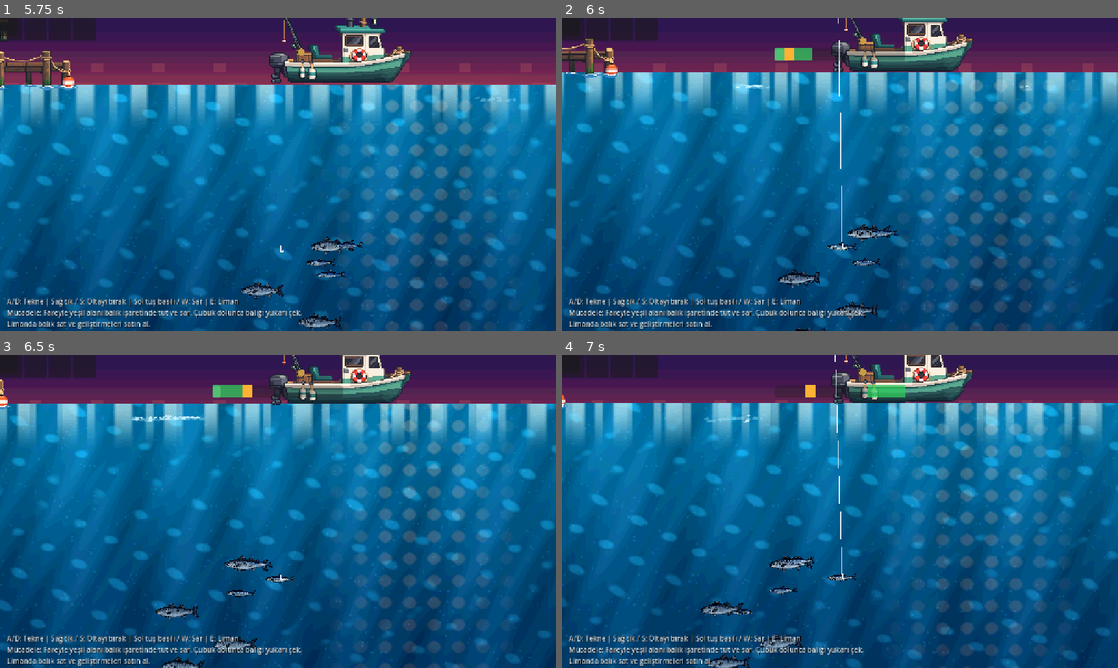
Above: before the commit, frames 1-4 (two rows, left to right).
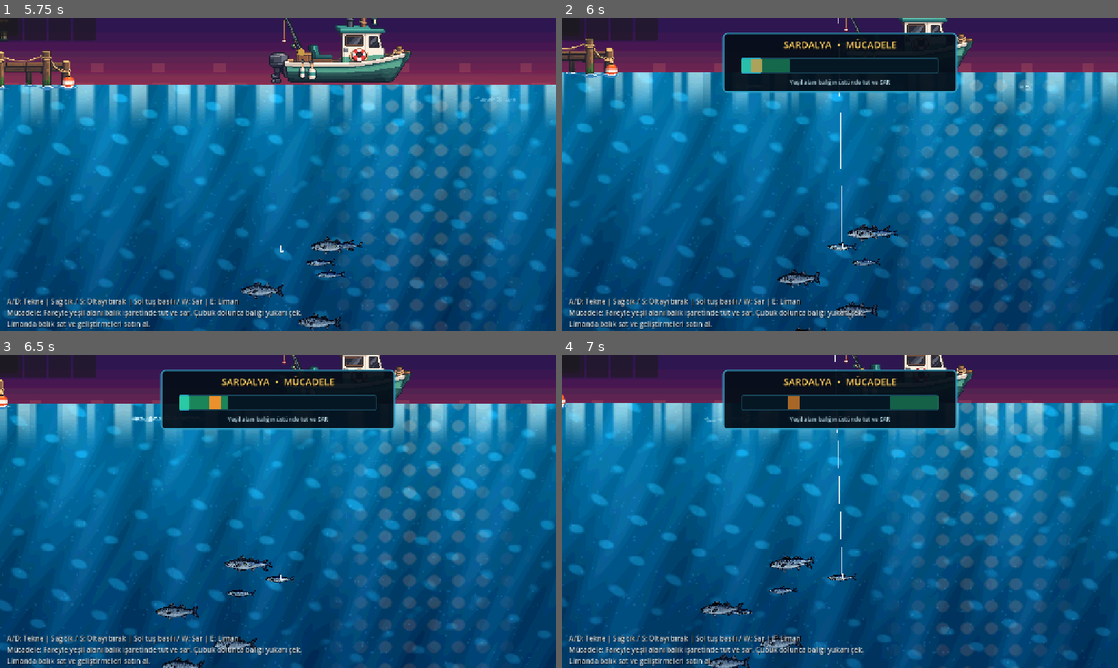
Above: after the commit, the same moments.

Repository: mirackayademir/TinyFisher
Game: Godot game, scene res://scenes/world.tscn
Same seed, same stepped clock (60 frames per second), same inputs: the game is played once before the commit and once after it.
Inputs (mouse positions are in pixels of both pictures, inside the frame that each line leads up to):
- Up to frame 1 (5.75 s): move the mouse to (400, 158) at 0.52 s; hold D (move_right) 0.53-1.28 s; tap E (dock) every 0.75 s from 0.6 to 5.1 s; click (400, 158) at 0.67 s; move the mouse to (166, 190) at 1.27 s; hold S 1.28-2.03 s; click (166, 190) at 1.42 s; move the mouse to (333, 105) at 2.02 s; hold D (move_right) 2.03-2.78 s; click (333, 105) at 2.17 s; move the mouse to (250, 237) at 2.77 s; hold W 2.78-3.53 s; click (250, 237) at 2.92 s; move the mouse to (444, 221) at 3.52 s; hold A (move_left) 3.53-5.03 s; click (444, 221) at 3.67 s; move the mouse to (111, 127) at 4.27 s; click (111, 127) at 4.42 s; move the mouse to (305, 174) at 5.02 s; hold S from 5.03 s (still down); click (305, 174) at 5.17 s
- Up to frame 2 (6 s): move the mouse to (756, 96) at 5.77 s; release S at 5.78 s; hold D (move_right) from 5.78 s (still down); tap E (dock) at 5.85 s; click (756, 96) at 5.92 s
- Up to frame 3 (6.5 s): keep holding D (move_right)
- Up to frame 4 (7 s): move the mouse to (962, 495) at 6.52 s; release D (move_right) at 6.53 s; hold W from 6.53 s (still down); tap E (dock) at 6.6 s; click (962, 495) at 6.67 s

Frame 1 is identical in both runs. In frame 2, 7.7% of the frame differs, in the area x 28-72%, y 4-25%; in frame 3, 7.7%; in frame 4, 7.8%.

Commit message:
Polish fight minigame and catch HUD animation

Diff:
--- a/scenes/hud.gd
+++ b/scenes/hud.gd
@@ -19,6 +19,7 @@
 
 @onready var catch_popup: Control = $CatchPopup
 @onready var catch_card: Panel = $CatchPopup/Card
+@onready var catch_title_label: Label = $CatchPopup/Title
 @onready var catch_fish_icon: TextureRect = $CatchPopup/FishIcon
 @onready var catch_name_label: Label = $CatchPopup/Name
 @onready var catch_glow: ColorRect = $CatchPopup/Glow
@@ -31,10 +32,15 @@
 var fish_move_speed: float = 120.0
 var fish_change_interval: float = 0.8
 var fish_change_timer: float = 0.0
-
 var fight_gain_speed: float = 30.0
 var fight_loss_speed: float = 18.0
+
 var _catch_tween: Tween
+var _fight_time: float = 0.0
+var _fight_title: Label
+var _fight_hint: Label
+var _catch_status: Label
+var _catch_sparks: Array = []
 
 var inventory: Dictionary = {
 	"Sardalya": 0,
@@ -47,28 +53,11 @@
 func _ready() -> void:
 	update_inventory()
 
-	# HUD elemanları balık tutma tıklamalarını yutmasın.
 	for control in find_children("*", "Control", true, false):
 		control.mouse_filter = Control.MOUSE_FILTER_IGNORE
 
-	fight_panel.add_theme_stylebox_override("panel", StyleBoxEmpty.new())
-	fight_bar.min_value = 0.0
-	fight_bar.max_value = 100.0
-	fight_bar.show_percentage = false
-
-	var catch_style := StyleBoxFlat.new()
-	catch_style.bg_color = Color(0.025, 0.07, 0.12, 0.94)
-	catch_style.border_color = Color(0.92, 0.61, 0.20, 1.0)
-	catch_style.border_width_left = 4
-	catch_style.border_width_top = 4
-	catch_style.border_width_right = 4
-	catch_style.border_width_bottom = 4
-	catch_style.corner_radius_top_left = 8
-	catch_style.corner_radius_top_right = 8
-	catch_style.corner_radius_bottom_left = 8
-	catch_style.corner_radius_bottom_right = 8
-	catch_card.add_theme_stylebox_override("panel", catch_style)
-
+	_setup_fight_visuals()
+	_setup_catch_visuals()
 	layout_fight_bar()
 	layout_catch_popup()
 	reset_fight()
@@ -76,6 +65,8 @@
 
 
 func _process(delta: float) -> void:
+	_fight_time += delta
+
 	if not fight_active:
 		return
 
@@ -83,39 +74,158 @@
 	move_fish_marker(delta)
 	update_fight_progress(delta)
 
+	# Sabit kutular yerine canlı bir hedef hissi.
+	fish_marker.modulate.a = 0.78 + sin(_fight_time * 8.0) * 0.18
+	catch_zone.modulate.a = 0.70 + sin(_fight_time * 5.0 + 0.8) * 0.14
+
+
+func _setup_fight_visuals() -> void:
+	var panel_style := StyleBoxFlat.new()
+	panel_style.bg_color = Color(0.018, 0.055, 0.095, 0.94)
+	panel_style.border_color = Color(0.19, 0.63, 0.78, 0.95)
+	panel_style.border_width_left = 3
+	panel_style.border_width_top = 3
+	panel_style.border_width_right = 3
+	panel_style.border_width_bottom = 3
+	panel_style.corner_radius_top_left = 10
+	panel_style.corner_radius_top_right = 10
+	panel_style.corner_radius_bottom_left = 10
+	panel_style.corner_radius_bottom_right = 10
+	fight_panel.add_theme_stylebox_override("panel", panel_style)
+
+	var bar_bg := StyleBoxFlat.new()
+	bar_bg.bg_color = Color(0.025, 0.09, 0.14, 1.0)
+	bar_bg.border_color = Color(0.10, 0.28, 0.36, 1.0)
+	bar_bg.border_width_left = 2
+	bar_bg.border_width_top = 2
+	bar_bg.border_width_right = 2
+	bar_bg.border_width_bottom = 2
+	bar_bg.corner_radius_top_left = 6
+	bar_bg.corner_radius_top_right = 6
+	bar_bg.corner_radius_bottom_left = 6
+	bar_bg.corner_radius_bottom_right = 6
+	fight_bar.add_theme_stylebox_override("background", bar_bg)
+
+	var bar_fill := StyleBoxFlat.new()
+	bar_fill.bg_color = Color(0.16, 0.68, 0.79, 0.92)
+	bar_fill.corner_radius_top_left = 5
+	bar_fill.corner_radius_top_right = 5
+	bar_fill.corner_radius_bottom_left = 5
+	bar_fill.corner_radius_bottom_right = 5
+	fight_bar.add_theme_stylebox_override("fill", bar_fill)
+	fight_bar.min_value = 0.0
+	fight_bar.max_value = 100.0
+	fight_bar.show_percentage = false
+
+	fish_marker.color = Color(1.0, 0.57, 0.16, 0.95)
+	catch_zone.color = Color(0.18, 0.95, 0.55, 0.60)
+
+	_fight_title = fight_panel.get_node_or_null("FightTitle") as Label
+	if _fight_title == null:
+		_fight_title = Label.new()
+		_fight_title.name = "FightTitle"
+		fight_panel.add_child(_fight_title)
+	_fight_title.mouse_filter = Control.MOUSE_FILTER_IGNORE
+	_fight_title.add_theme_font_size_override("font_size", 22)
+	_fight_title.add_theme_color_override("font_color", Color(1.0, 0.82, 0.40, 1.0))
+	_fight_title.add_theme_color_override("font_shadow_color", Color(0, 0, 0, 0.9))
+	_fight_title.add_theme_constant_override("shadow_offset_x", 2)
+	_fight_title.add_theme_constant_override("shadow_offset_y", 2)
+	_fight_title.horizontal_alignment = HORIZONTAL_ALIGNMENT_CENTER
+
+	_fight_hint = fight_panel.get_node_or_null("FightHint") as Label
+	if _fight_hint == null:
+		_fight_hint = Label.new()
+		_fight_hint.name = "FightHint"
+		fight_panel.add_child(_fight_hint)
+	_fight_hint.mouse_filter = Control.MOUSE_FILTER_IGNORE
+	_fight_hint.text = "Yeşil alanı balığın üstünde tut ve SAR"
+	_fight_hint.add_theme_font_size_override("font_size", 13)
+	_fight_hint.add_theme_color_override("font_color", Color(0.78, 0.92, 0.96, 0.9))
+	_fight_hint.horizontal_alignment = HORIZONTAL_ALIGNMENT_CENTER
+
+
+func _setup_catch_visuals() -> void:
+	var catch_style := StyleBoxFlat.new()
+	catch_style.bg_color = Color(0.018, 0.052, 0.09, 0.96)
+	catch_style.border_color = Color(1.0, 0.64, 0.18, 1.0)
+	catch_style.border_width_left = 5
+	catch_style.border_width_top = 5
+	catch_style.border_width_right = 5
+	catch_style.border_width_bottom = 5
+	catch_style.corner_radius_top_left = 12
+	catch_style.corner_radius_top_right = 12
+	catch_style.corner_radius_bottom_left = 12
+	catch_style.corner_radius_bottom_right = 12
+	catch_card.add_theme_stylebox_override("panel", catch_style)
+
+	catch_title_label.add_theme_font_size_override("font_size", 42)
+	catch_name_label.add_theme_font_size_override("font_size", 28)
+	catch_fish_icon.texture_filter = CanvasItem.TEXTURE_FILTER_NEAREST
+
+	_catch_status = catch_popup.get_node_or_null("CatchStatus") as Label
+	if _catch_status == null:
+		_catch_status = Label.new()
+		_catch_status.name = "CatchStatus"
+		catch_popup.add_child(_catch_status)
+	_catch_status.mouse_filter = Control.MOUSE_FILTER_IGNORE
+	_catch_status.text = "ENVANTERE EKLENDİ"
+	_catch_status.horizontal_alignment = HORIZONTAL_ALIGNMENT_CENTER
+	_catch_status.add_theme_font_size_override("font_size", 15)
+	_catch_status.add_theme_color_override("font_color", Color(0.55, 0.92, 0.78, 0.95))
+
+	_catch_sparks.clear()
+	for spark in catch_popup.find_children("Spark*", "ColorRect", false, false):
+		spark.mouse_filter = Control.MOUSE_FILTER_IGNORE
+		spark.pivot_offset = spark.size * 0.5
+		_catch_sparks.append(spark)
+
 
 func layout_fight_bar() -> void:
 	var viewport_size: Vector2 = get_viewport().get_visible_rect().size
-	fight_bar.position = Vector2(
-		maxf((viewport_size.x - fight_bar.size.x) * 0.5, 0.0),
-		70.0
-	)
-
-	fish_marker.position.y = 0.0
-	fish_marker.size.y = fight_bar.size.y
-	catch_zone.position.y = 0.0
-	catch_zone.size.y = fight_bar.size.y
+	var panel_size := Vector2(540.0, 138.0)
+	fight_panel.position = Vector2(maxf((viewport_size.x - panel_size.x) * 0.5, 0.0), 34.0)
+	fight_panel.size = panel_size
+
+	_fight_title.position = Vector2(24.0, 12.0)
+	_fight_title.size = Vector2(panel_size.x - 48.0, 30.0)
+	_fight_hint.position = Vector2(24.0, 105.0)
+	_fight_hint.size = Vector2(panel_size.x - 48.0, 22.0)
+
+	fight_bar.position = Vector2(42.0, 58.0)
+	fight_bar.size = Vector2(456.0, 36.0)
+	fish_marker.position.y = 2.0
+	fish_marker.size.y = 32.0
+	catch_zone.position.y = 2.0
+	catch_zone.size.y = 32.0
 
 
 func layout_catch_popup() -> void:
 	var viewport_size: Vector2 = get_viewport().get_visible_rect().size
+	catch_popup.size = Vector2(560.0, 340.0)
 	catch_popup.position = Vector2(
 		maxf((viewport_size.x - catch_popup.size.x) * 0.5, 0.0),
 		maxf((viewport_size.y - catch_popup.size.y) * 0.43, 0.0)
 	)
 	catch_popup.pivot_offset = catch_popup.size * 0.5
+
+	catch_title_label.position = Vector2(20.0, 18.0)
+	catch_title_label.size = Vector2(520.0, 54.0)
+	catch_glow.position = Vector2(126.0, 78.0)
+	catch_glow.size = Vector2(308.0, 174.0)
+	catch_fish_icon.position = Vector2(142.0, 82.0)
+	catch_fish_icon.size = Vector2(276.0, 164.0)
 	catch_fish_icon.pivot_offset = catch_fish_icon.size * 0.5
+	catch_name_label.position = Vector2(20.0, 248.0)
+	catch_name_label.size = Vector2(520.0, 40.0)
+	_catch_status.position = Vector2(20.0, 292.0)
+	_catch_status.size = Vector2(520.0, 24.0)
 
 
 func move_catch_zone() -> void:
 	var mouse_x: float = fight_bar.get_local_mouse_position().x
 	var max_x: float = maxf(fight_bar.size.x - catch_zone.size.x, 0.0)
-
-	catch_zone.position.x = clampf(
-		mouse_x - catch_zone.size.x * 0.5,
-		0.0,
-		max_x
-	)
+	catch_zone.position.x = clampf(mouse_x - catch_zone.size.x * 0.5, 0.0, max_x)
 
 
 func move_fish_marker(delta: float) -> void:
@@ -126,11 +236,7 @@
 		fish_target_x = randf_range(0.0, max_x)
 		fish_change_timer = fish_change_interval
 
-	fish_marker.position.x = move_toward(
-		fish_marker.position.x,
-		fish_target_x,
-		fish_move_speed * delta
-	)
+	fish_marker.position.x = move_toward(fish_marker.position.x, fish_target_x, fish_move_speed * delta)
 
 
 func update_fight_progress(delta: float) -> void:
@@ -141,12 +247,8 @@
 	var fish_right: float = fish_marker.position.x + fish_marker.size.x
 	var zone_left: float = catch_zone.position.x
 	var zone_right: float = catch_zone.position.x + catch_zone.size.x
-
 	var fish_inside_zone: bool = fish_right >= zone_left and fish_left <= zone_right
-	var reeling: bool = (
-		Input.is_mouse_button_pressed(MOUSE_BUTTON_LEFT)
-		or Input.is_physical_key_pressed(KEY_W)
-	)
+	var reeling: bool = Input.is_mouse_button_pressed(MOUSE_BUTTON_LEFT) or Input.is_physical_key_pressed(KEY_W)
 
 	if fish_inside_zone and reeling:
 		fight_bar.value += fight_gain_speed * delta
@@ -169,56 +271,54 @@
 	fight_won = false
 	fight_bar.value = 10.0
 	fish_change_timer = 0.0
-
-	var zone_width: float = 70.0
+	_fight_title.text = fish_type.to_upper() + "  •  MÜCADELE"
+
+	var zone_width: float = 88.0
 
 	match fish_type:
 		"Sardalya":
-			fish_move_speed = 90.0
+			fish_move_speed = 95.0
 			fish_change_interval = 1.0
-			fight_gain_speed = 35.0
-			fight_loss_speed = 12.0
-			zone_width = 85.0
+			fight_gain_speed = 36.0
+			fight_loss_speed = 11.0
+			zone_width = 112.0
 
 		"Levrek":
-			fish_move_speed = 140.0
+			fish_move_speed = 145.0
 			fish_change_interval = 0.70
-			fight_gain_speed = 30.0
-			fight_loss_speed = 18.0
-			zone_width = 70.0
+			fight_gain_speed = 31.0
+			fight_loss_speed = 17.0
+			zone_width = 92.0
 
 		"Uskumru":
-			fish_move_speed = 200.0
-			fish_change_interval = 0.45
-			fight_gain_speed = 25.0
-			fight_loss_speed = 24.0
-			zone_width = 60.0
+			fish_move_speed = 205.0
+			fish_change_interval = 0.46
+			fight_gain_speed = 26.0
+			fight_loss_speed = 23.0
+			zone_width = 76.0
 
 		"Ton Balığı":
-			fish_move_speed = 260.0
-			fish_change_interval = 0.30
-			fight_gain_speed = 21.0
-			fight_loss_speed = 30.0
-			zone_width = 50.0
+			fish_move_speed = 265.0
+			fish_change_interval = 0.32
+			fight_gain_speed = 22.0
+			fight_loss_speed = 29.0
+			zone_width = 64.0
 
 		_:
-			fish_move_speed = 120.0
+			fish_move_speed = 125.0
 			fish_change_interval = 0.8
 			fight_gain_speed = 30.0
 			fight_loss_speed = 18.0
-			zone_width = 70.0
-
-	# Mücadele Desteği yükseldikçe balık biraz sakinleşir,
-	# yeşil alan genişler ve ilerleme daha affedici olur.
+			zone_width = 88.0
+
 	var ease_multiplier := maxf(0.58, 1.0 - float(fight_ease_level) * 0.08)
 	fish_move_speed *= ease_multiplier
 	fight_gain_speed += float(fight_ease_level) * 2.0
 	fight_loss_speed = maxf(8.0, fight_loss_speed - float(fight_ease_level) * 2.0)
-	zone_width += float(fight_ease_level) * 8.0
-
-	fish_marker.size = Vector2(24.0, fight_bar.size.y)
-	catch_zone.size = Vector2(zone_width, fight_bar.size.y)
-
+	zone_width += float(fight_ease_level) * 10.0
+
+	fish_marker.size = Vector2(28.0, 32.0)
+	catch_zone.size = Vector2(zone_width, 32.0)
 	fish_marker.position.x = 20.0
 	catch_zone.position.x = clampf(
 		fight_bar.size.x * 0.5 - catch_zone.size.x * 0.5,
@@ -248,10 +348,8 @@
 
 func get_total_fish() -> int:
 	var total: int = 0
-
 	for amount in inventory.values():
 		total += amount
-
 	return total
 
 
@@ -281,22 +379,37 @@
 	catch_fish_icon.texture = _get_fish_texture(fish_type)
 	catch_popup.visible = true
 	catch_popup.modulate = Color.WHITE
-	catch_popup.scale = Vector2(0.72, 0.72)
-	catch_fish_icon.rotation = 0.0
-	catch_fish_icon.modulate = Color(1.55, 1.38, 0.72, 1.0)
-	catch_glow.color = Color(1.0, 0.72, 0.20, 0.12)
+	catch_popup.scale = Vector2(0.58, 0.58)
+	catch_popup.rotation = deg_to_rad(-1.8)
+	catch_fish_icon.rotation = deg_to_rad(-5.0)
+	catch_fish_icon.scale = Vector2(0.78, 0.78)
+	catch_fish_icon.modulate = Color(1.7, 1.48, 0.76, 1.0)
+	catch_glow.color = Color(1.0, 0.67, 0.12, 0.06)
+
+	for spark in _catch_sparks:
+		spark.scale = Vector2(0.15, 0.15)
+		spark.modulate.a = 0.0
 
 	_catch_tween = create_tween()
 	_catch_tween.set_trans(Tween.TRANS_BACK)
 	_catch_tween.set_ease(Tween.EASE_OUT)
-	_catch_tween.tween_property(catch_popup, "scale", Vector2.ONE, 0.20)
-	_catch_tween.parallel().tween_property(catch_fish_icon, "modulate", Color.WHITE, 0.38)
-	_catch_tween.parallel().tween_property(catch_glow, "color", Color(1.0, 0.78, 0.25, 0.36), 0.22)
-	_catch_tween.tween_property(catch_fish_icon, "rotation", deg_to_rad(5.0), 0.07)
-	_catch_tween.tween_property(catch_fish_icon, "rotation", deg_to_rad(-5.0), 0.07)
-	_catch_tween.tween_property(catch_fish_icon, "rotation", 0.0, 0.08)
-	_catch_tween.tween_interval(0.85)
-	_catch_tween.tween_property(catch_popup, "modulate", Color(1, 1, 1, 0), 0.32)
+	_catch_tween.tween_property(catch_popup, "scale", Vector2.ONE, 0.24)
+	_catch_tween.parallel().tween_property(catch_popup, "rotation", 0.0, 0.24)
+	_catch_tween.parallel().tween_property(catch_fish_icon, "scale", Vector2.ONE, 0.28)
+	_catch_tween.parallel().tween_property(catch_fish_icon, "modulate", Color.WHITE, 0.42)
+	_catch_tween.parallel().tween_property(catch_glow, "color", Color(1.0, 0.77, 0.18, 0.34), 0.24)
+
+	for i in range(_catch_sparks.size()):
+		var spark = _catch_sparks[i]
+		_catch_tween.parallel().tween_property(spark, "modulate:a", 1.0, 0.10).set_delay(0.03 * i)
+		_catch_tween.parallel().tween_property(spark, "scale", Vector2(1.65, 1.65), 0.18).set_delay(0.03 * i)
+
+	_catch_tween.tween_property(catch_fish_icon, "rotation", deg_to_rad(4.0), 0.08)
+	_catch_tween.tween_property(catch_fish_icon, "rotation", deg_to_rad(-4.0), 0.08)
+	_catch_tween.tween_property(catch_fish_icon, "rotation", 0.0, 0.09)
+	_catch_tween.tween_interval(1.05)
+	_catch_tween.tween_property(catch_popup, "scale", Vector2(1.05, 1.05), 0.08)
+	_catch_tween.tween_property(catch_popup, "modulate", Color(1, 1, 1, 0), 0.30)
 	_catch_tween.finished.connect(_hide_catch_popup)
 
 
@@ -304,6 +417,7 @@
 	catch_popup.visible = false
 	catch_popup.modulate = Color.WHITE
 	catch_popup.scale = Vector2.ONE
+	catch_popup.rotation = 0.0
 
 
 func _get_fish_texture(fish_type: String) -> Texture2D:
@@ -331,12 +445,9 @@
 
 	if sardalya_count > 0:
 		count_label_1.text = str(sardalya_count)
-
 	if levrek_count > 0:
 		count_label_2.text = str(levrek_count)
-
 	if uskumru_count > 0:
 		count_label_3.text = str(uskumru_count)
-
 	if ton_baligi_count > 0:
 		count_label_4.text = str(ton_baligi_count)
